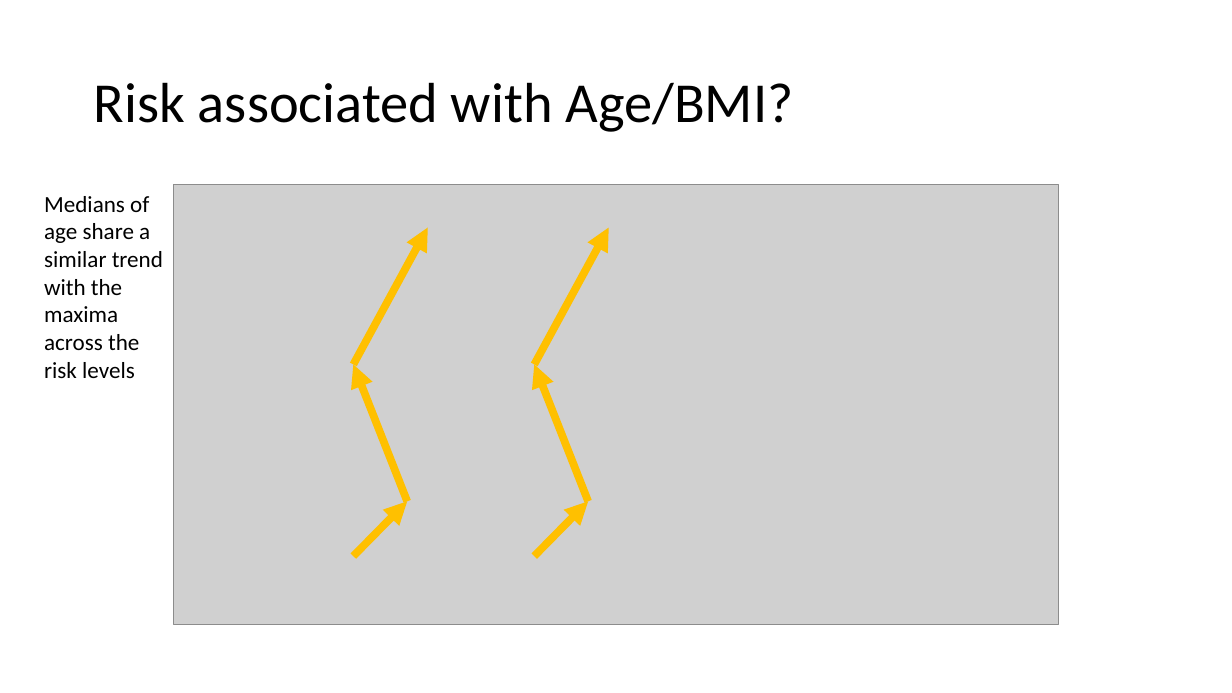
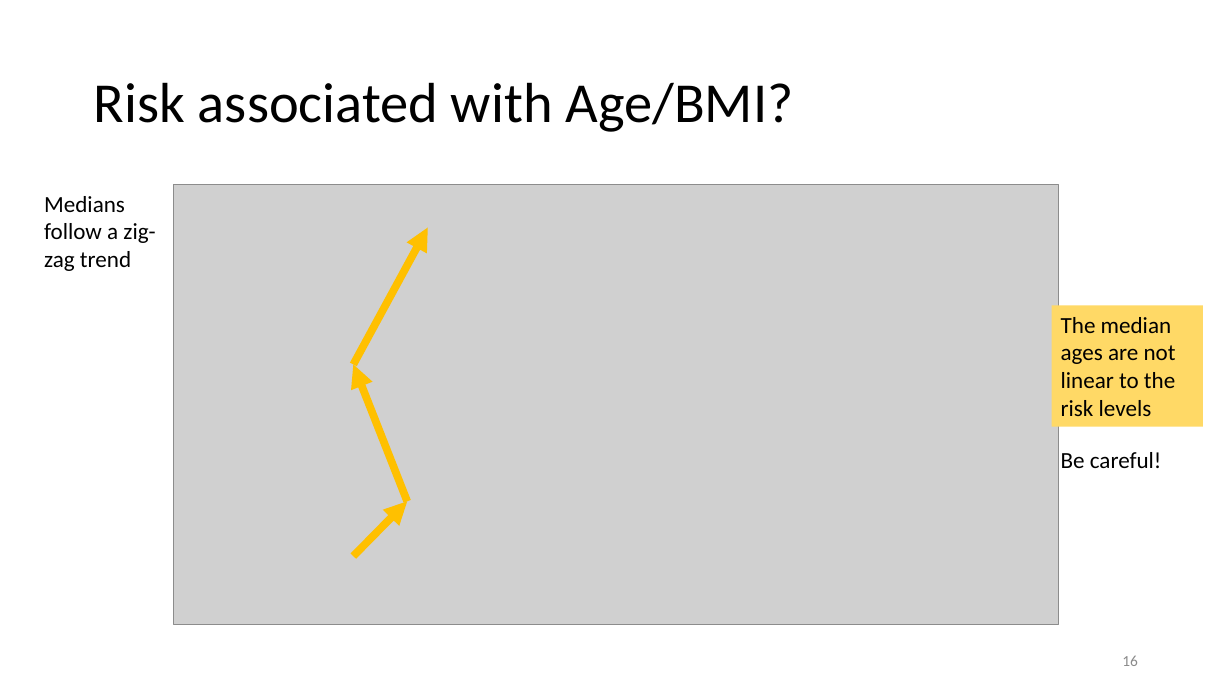
Before and after one commit to m2ng/hangseng-case, a slide deck: slide 16 of slides/hangseng_interview.pptx (slide 14 before the commit). Drawn at 1232x693 pixels with LibreOffice and Linux fonts; fonts in the diff are those of the drawing; grey boxes stand for pictures. Boxes give left, top, right and bottom in pixels: in the first picture for what was removed or moved away, otherwise in the second. Text is boxed around its words. In the diff, an @@ line names an element or a change of style, - is before the commit and + after.

```diff
--- a/slides/hangseng_interview.pptx
+++ b/slides/hangseng_interview.pptx
@@ text at <box>44,196,155,271</box>: text changed @@
-Medians of age share a similar trend with the maxima across the risk levels
+Medians follow a zig-zag trend
@@ arrow removed from (534, 364) to (609, 227) @@
@@ rectangle added at <box>1052,306,1203,427</box>, fill #FFD966, 18 pt, text #000000 @@
+The median ages are not linear to the risk levels
@@ arrow removed from (589, 502) to (534, 364) @@
@@ text added at <box>1061,452,1162,468</box>, 18 pt, text #000000 @@
+Be careful!
@@ arrow removed from (534, 556) to (589, 502) @@
@@ page number added at <box>1122,655,1138,666</box>, 12 pt, text #8C8C8C @@
+16
```
Also in this commit, not shown: 22 other slides changed, 22 slides added.
